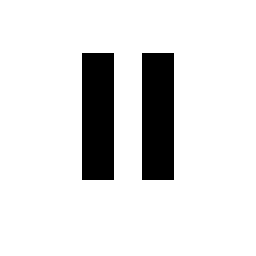
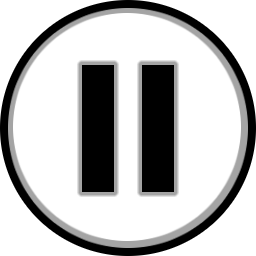
Layer changes from the first (256, 256) image to the second:
added layer "Pasted Layer" above "Base" over 82, 65, 174, 192
added layer "Base" above "Background copy #1" over 77, 60, 179, 197
added layer "Background copy #1" above "Background copy" over 13, 13, 241, 241
added layer "Background copy" above "Background" over 8, 8, 248, 248
painted on "Background" over 0, 0, 256, 256
